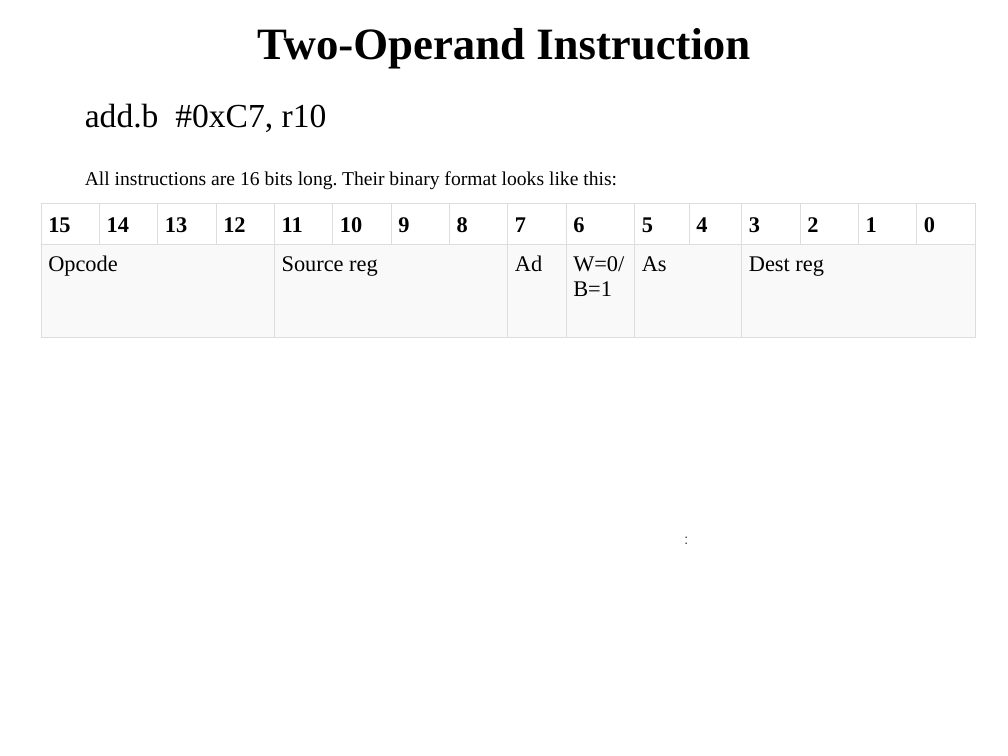
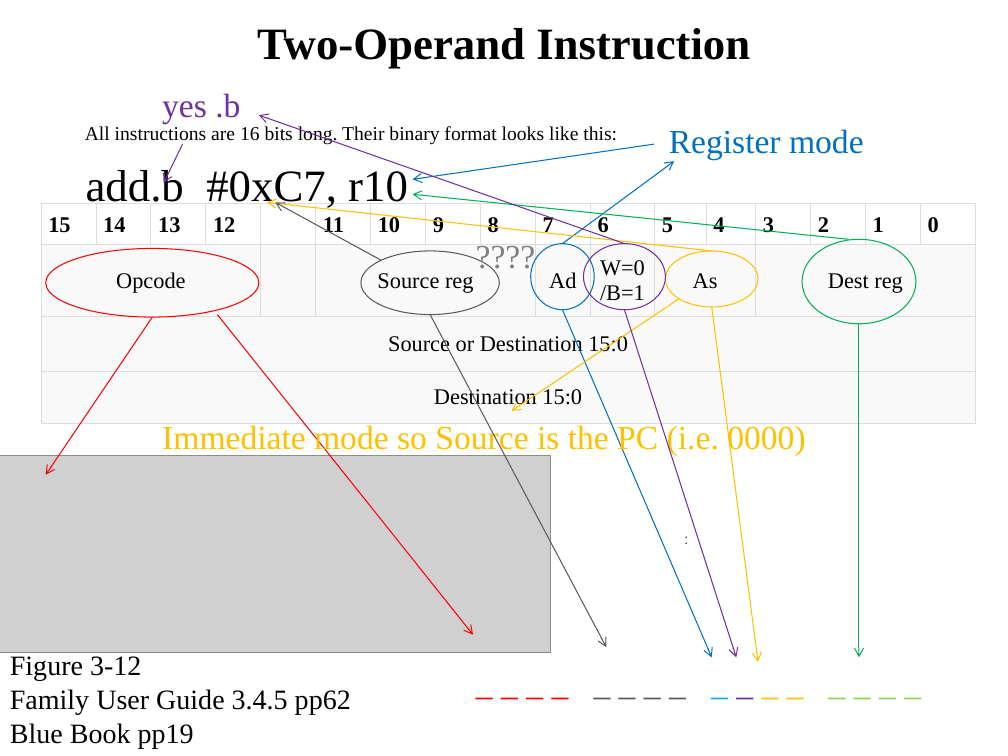
Before and after one commit to pw4rn3r/ECE382, a slide deck: slide 23 of notes/L3/Lsn3.pptx. Drawn at 1008x756 pixels with LibreOffice and Linux fonts; fonts in the diff are those of the drawing; grey boxes stand for pictures. Boxes give left, top, right and bottom in pixels: in the first picture for what was removed or moved away, otherwise in the second. Text is boxed around its words. In the diff, an @@ line names an element or a change of style, - is before the commit and + after.

```diff
--- a/notes/L3/Lsn3.pptx
+++ b/notes/L3/Lsn3.pptx
@@ text at <box>85,103,327,132</box>: paragraph removed @@
-  add.b #0xC7, r10
@@ group added at <box>162,93,736,657</box>: 3 arrows, 1 text, 1 ellipse @@
+yes .b
@@ group added at <box>412,129,864,657</box>: 3 arrows, 1 text, 1 ellipse @@
+Register mode
@@ text added at <box>86,166,408,210</box>, 32 pt, text #000000 @@
+add.b #0xC7, r10
@@ table at <box>41,204,983,424</box> @@
-15 | 14 | 13 | 12 | 11 | 10 | 9 | 8 | 7 | 6 | 5 | 4 | 3 | 2 | 1 | 0
-Opcode |  |  |  | Source reg |  |  |  | Ad | W=0/B=1 | As |  | Dest reg |  |  | 
+15 | 14 | 13 | 12 |  | 11 | 10 | 9 | 8 | 7 | 6 | 5 | 4 | 3 | 2 | 1 | 0
+Opcode |  |  |  |  | Source reg |  |  |  | Ad | W=0/B=1 | As |  | Dest reg |  |  | 
+Source or Destination 15:0 |  |  |  |  |  |  |  |  |  |  |  |  |  |  |  | 
+Destination 15:0 |  |  |  |  |  |  |  |  |  |  |  |  |  |  |  | 
@@ table: place and size @@
-table at <box>41,204,977,339</box>
+table at <box>41,204,983,424</box>
@@ arrow added from (849, 239) to (412, 195), #00B050 0.75 pt @@
@@ group added at <box>275,203,606,647</box>: 2 arrows, 1 ellipse, 1 text @@
+????
@@ ellipse added at <box>802,239,916,324</box>, outline #00B050 0.75 pt @@
@@ ellipse added at <box>45,248,259,317</box>, outline #FF0000 0.75 pt @@
@@ group added at <box>162,203,805,662</box>: 3 arrows, 1 text, 1 ellipse @@
+Immediate mode so Source is the PC (i.e. 0000)
@@ arrow added from (152, 318) to (45, 475), #FF0000 0.75 pt @@
@@ arrow added from (218, 314) to (473, 635), #FF0000 0.75 pt @@
@@ arrow added from (859, 324) to (859, 657), #00B050 0.75 pt @@
@@ picture added at <box>0,456,550,652</box> @@
@@ text added at <box>10,656,351,748</box>, 20 pt, text #000000 @@
+Figure 3-12
+Family User Guide 3.4.5 pp62
+Blue Book pp19
@@ text added at <box>466,657,986,708</box>, 24 pt, text #FF0000 @@
+_ _ _ _ _ _ _ _ _ _ _ _ _ _ _ _
```
Also in this commit, not shown: 4 other slides changed, 3 slides added, 2 slides removed, 1 other file.
